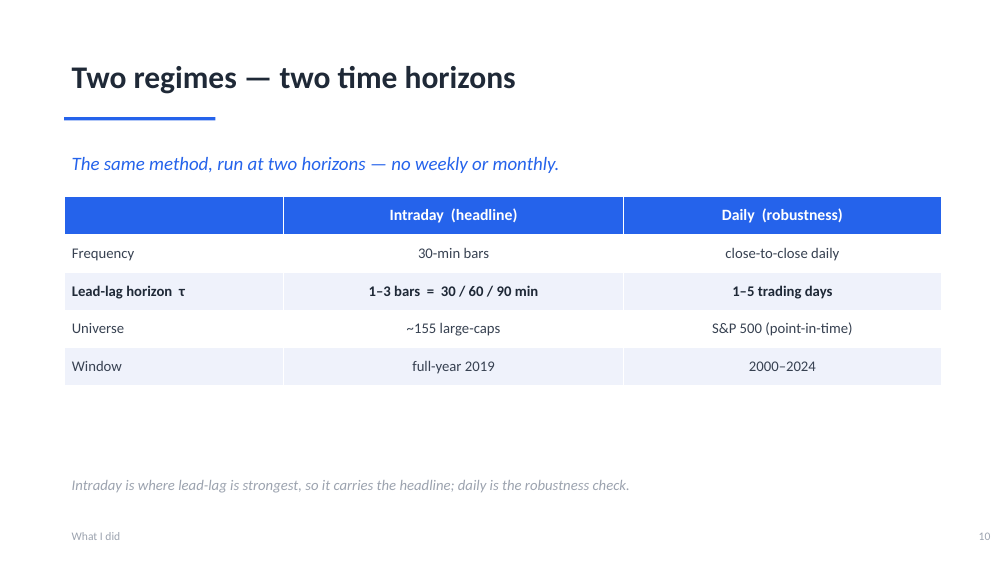
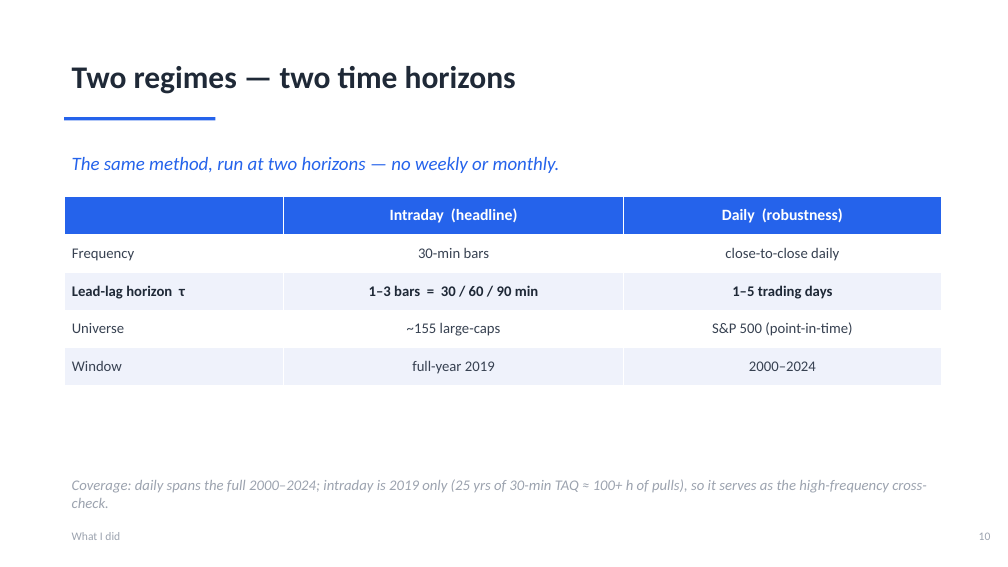
Before and after one commit to ivan-sit/Curvature-Lead-Lag-Model, a slide deck: slide 11 of slides/Ricci_Curvature_LeadLag.pptx. Drawn at 1008x567 pixels with LibreOffice and Linux fonts; fonts in the diff are those of the drawing. Boxes give left, top, right and bottom in pixels: in the first picture for what was removed or moved away, otherwise in the second. Text is boxed around its words. In the diff, an @@ line names an element or a change of style, - is before the commit and + after.

```diff
--- a/slides/Ricci_Curvature_LeadLag.pptx
+++ b/slides/Ricci_Curvature_LeadLag.pptx
@@ text at box(72, 479, 927, 508): text changed @@
-Intraday is where lead-lag is strongest, so it carries the headline; daily is the robustness check.
+Coverage: daily spans the full 2000–2024; intraday is 2019 only (25 yrs of 30-min TAQ ≈ 100+ h of pulls), so it serves as the high-frequency cross-check.
```
Also in this commit, not shown: 4 other slides changed, 3 other files.
